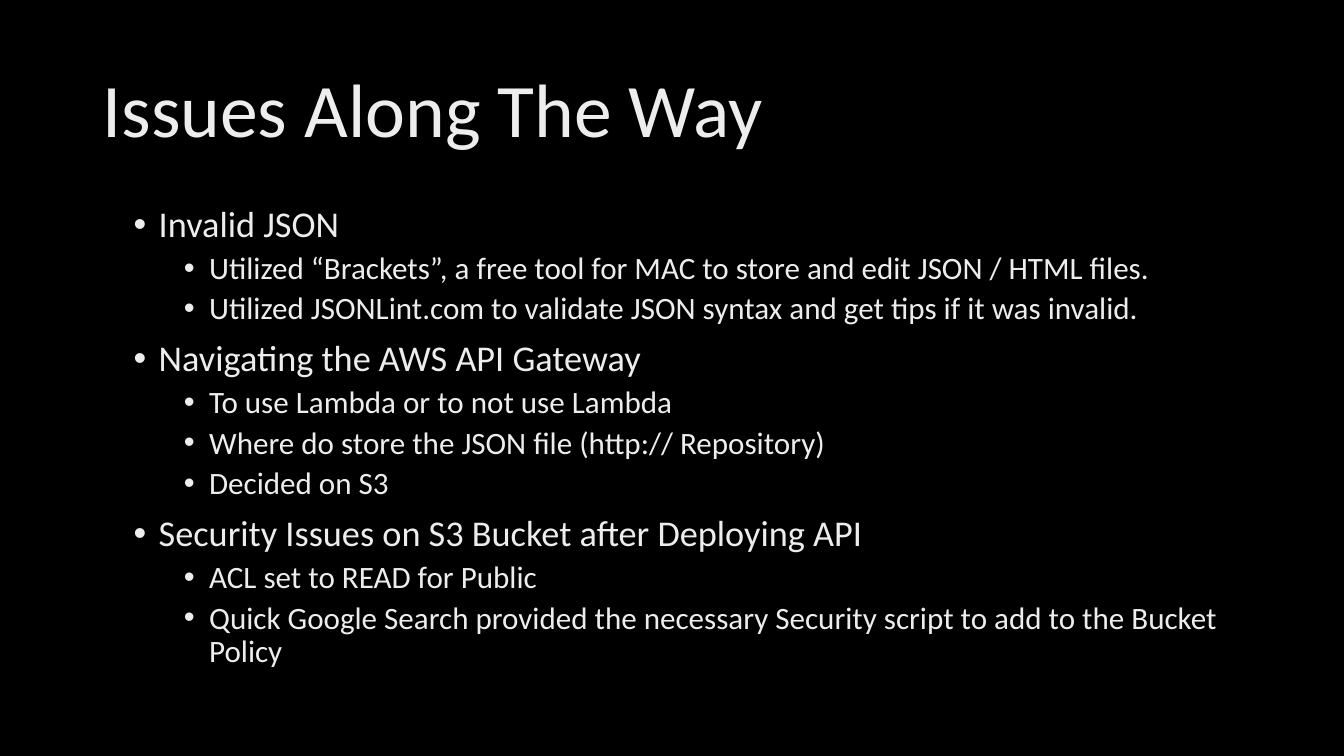
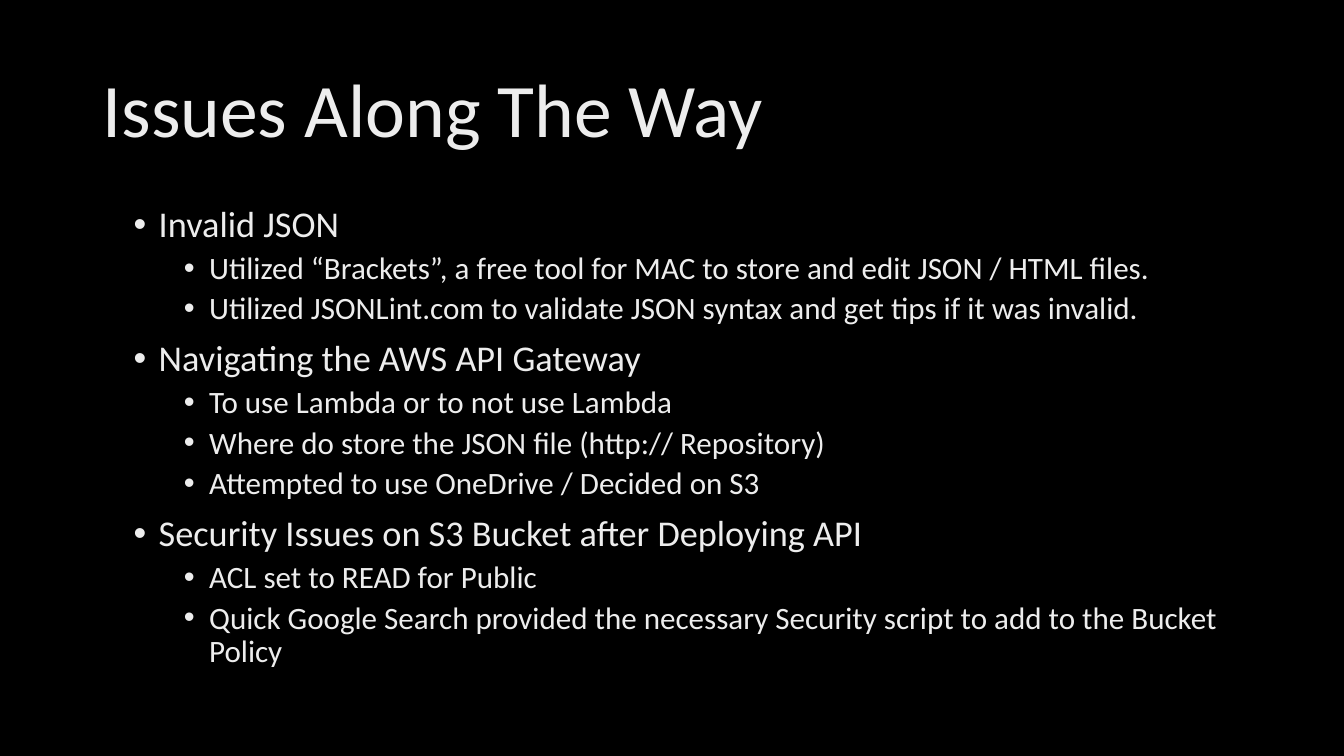
Before and after one commit to djherd/ProjectUnicorn, a slide deck: slide 7 of Doug Herd Project Presentation.pptx. Drawn at 1344x756 pixels with LibreOffice and Linux fonts; fonts in the diff are those of the drawing; background and template pictures are left out. Boxes give left, top, right and bottom in pixels: in the first picture for what was removed or moved away, otherwise in the second. Text is boxed around its words. In the diff, an @@ line names an element or a change of style, - is before the commit and + after.

Commit message:
updates

```diff
--- a/Doug Herd Project Presentation.pptx
+++ b/Doug Herd Project Presentation.pptx
@@ text at bbox=[209, 472, 759, 499]: text changed @@
-  • Decided on S3
+  • Attempted to use OneDrive / Decided on S3
```
